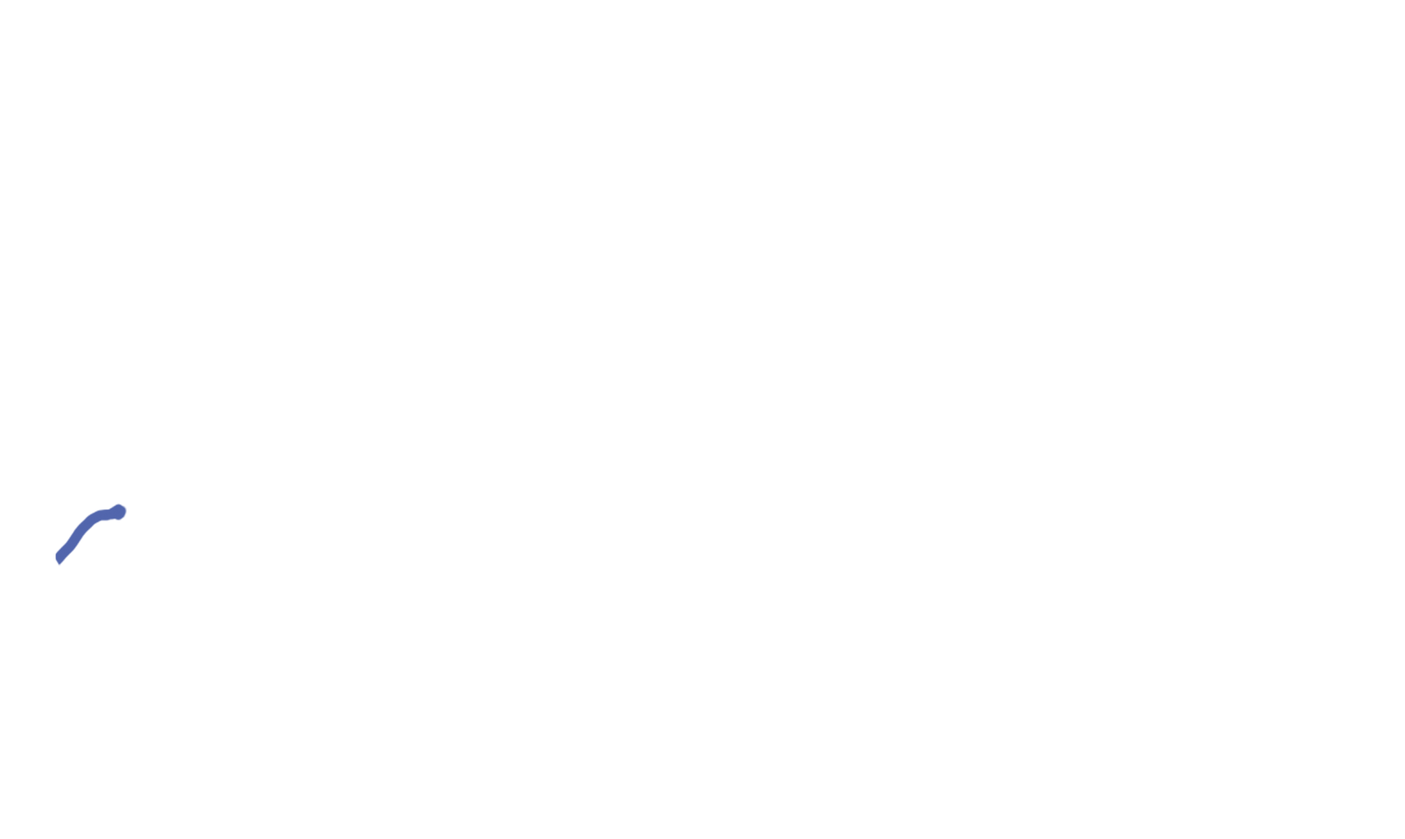
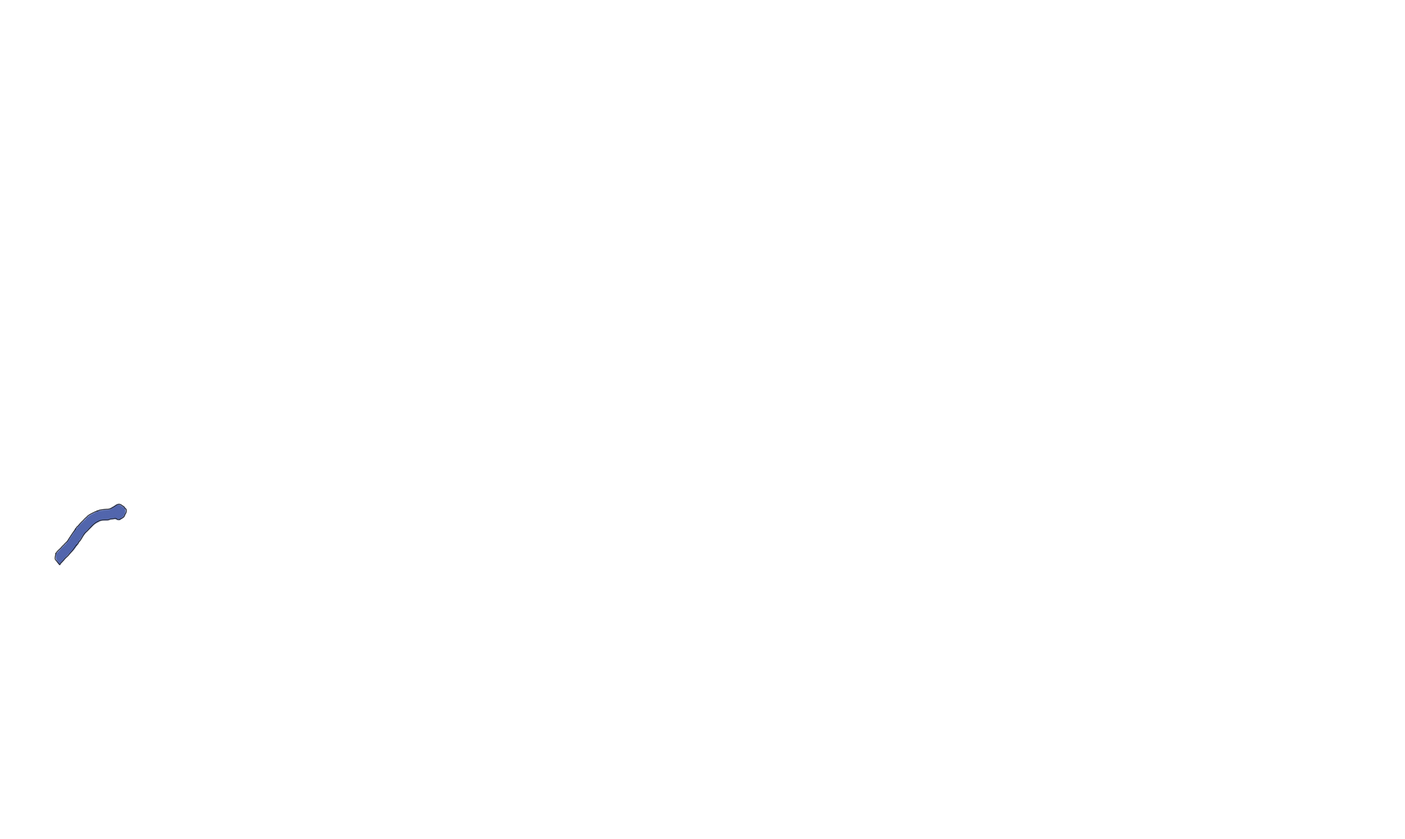
Before/after of a 1405 × 839 layered artwork. What changed in the layer stack:
painted on "Слой 11" over [54, 503, 128, 566]
